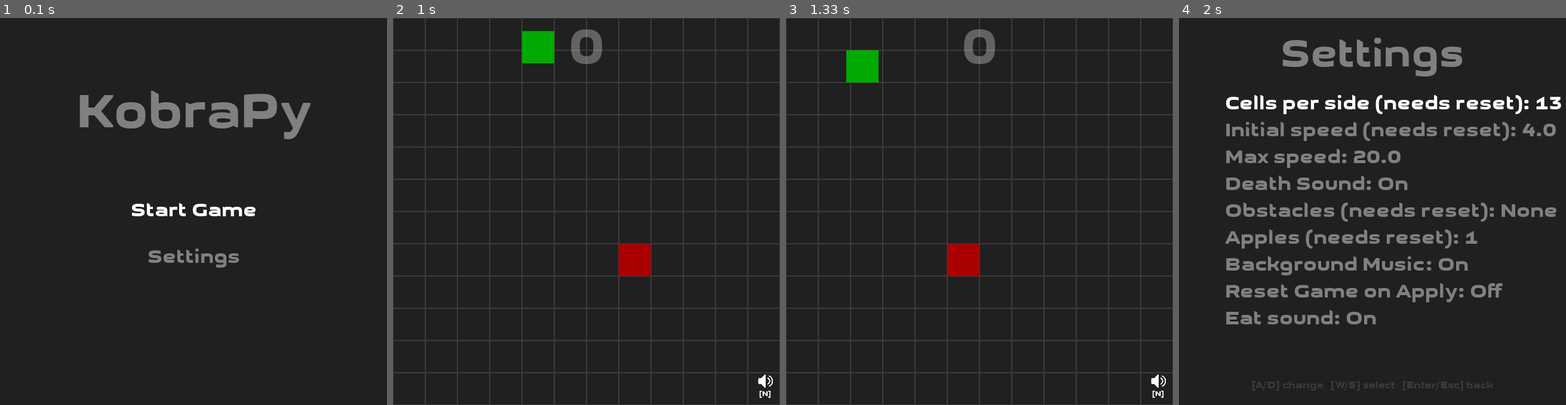
Above: before the commit, frames 1-4 (left to right).
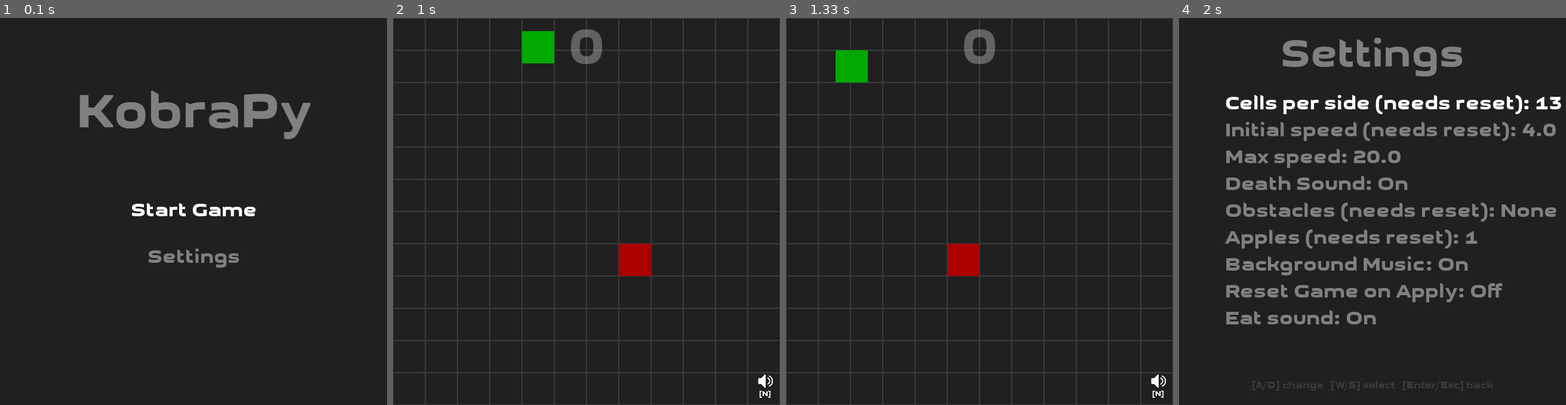
Above: after the commit, the same moments.

Repository: fossguild/naja
Game: pygame game, started from kobra.py
Two runs of this game, one before a commit and one after it. Both use one fixed random seed, a clock stepped at 60 frames per second and the inputs below.
Inputs:
- Up to frame 1 (0.1 s): no input
- Up to frame 2 (1 s): tap Enter at 0.33 s; hold Up from 0.67 s (still down)
- Up to frame 3 (1.33 s): release Up at 1.13 s; tap Enter at 1.17 s
- Up to frame 4 (2 s): tap M at 1.5 s; hold Right from 1.83 s (still down)

Frames 1-2 are identical in both runs. In frame 3, 0.5% of the frame differs, in the area x 12-24%, y 8-17%; in frame 4, nothing differs.

Commit message:
code: fix game over rendering

Diff:
--- a/kobra.py
+++ b/kobra.py
@@ -313,19 +313,6 @@
     pygame.display.update()
 
 
-def _wait_for_keys(allowed_keys: set[int]) -> int:
-    """Block until a KEYDOWN for one of allowed_keys (or quit). Return the key."""
-    while True:
-        event = pygame.event.wait()
-        if event.type == pygame.QUIT:
-            pygame.quit()
-            sys.exit()
-        if event.type == pygame.KEYDOWN and (
-            not allowed_keys or event.key in allowed_keys
-        ):
-            return event.key
-
-
 def game_over_handler(
     state: GameState, assets: GameAssets, settings: GameSettings
 ) -> None:
@@ -347,17 +334,32 @@
     # Tell the bad news
     pygame.draw.rect(state.arena, DEAD_HEAD_COLOR, state.snake.head)
     pygame.display.update()
-    # Game-over prompt: only Space/Enter restart; Q quits.
-    _draw_center_message(
-        state, assets, "Game Over", "Press Enter/Space to restart  •  Q to exit"
-    )
-    key = _wait_for_keys({pygame.K_RETURN, pygame.K_SPACE, pygame.K_q})
+
+    # Loop rendering until key is pressed
+    allowed_keys = {pygame.K_RETURN, pygame.K_SPACE, pygame.K_q}
+    key_pressed = None
+
+    while key_pressed is None:
+        # Consume events
+        for event in pygame.event.get():
+            if event.type == pygame.QUIT:
+                pygame.quit()
+                sys.exit()
+            if event.type == pygame.KEYDOWN and event.key in allowed_keys:
+                key_pressed = event.key  # Store the key and exit loop
+
+        # Render Game Over Screen
+        _draw_center_message(
+            state, assets, "Game Over", "Press Enter/Space to restart  •  Q to exit"
+        )
+
+        state.clock.tick_busy_loop(0)
 
     # Switch back to background music (if music is enabled)
     if settings.get("background_music"):
         GameAssets.play_background_music()
 
-    if key == pygame.K_q:
+    if key_pressed == pygame.K_q:
         pygame.quit()
         sys.exit()
 
